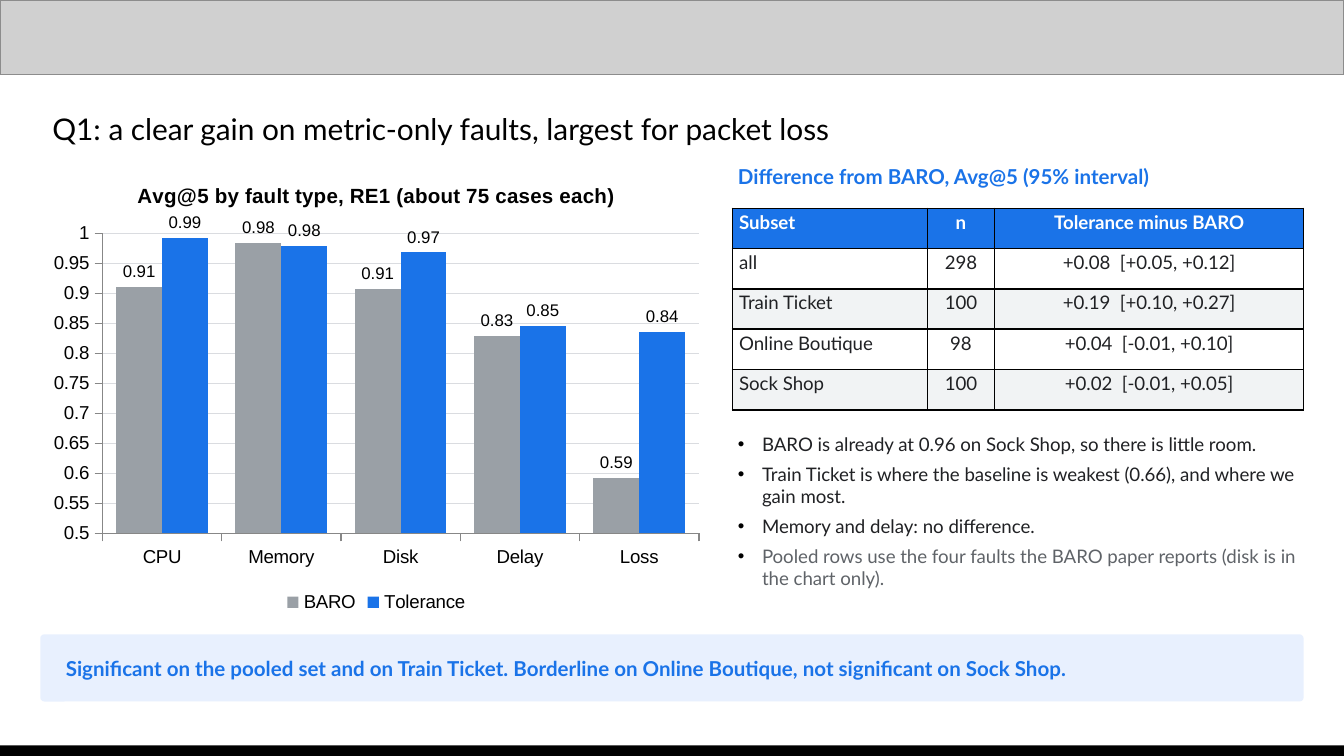
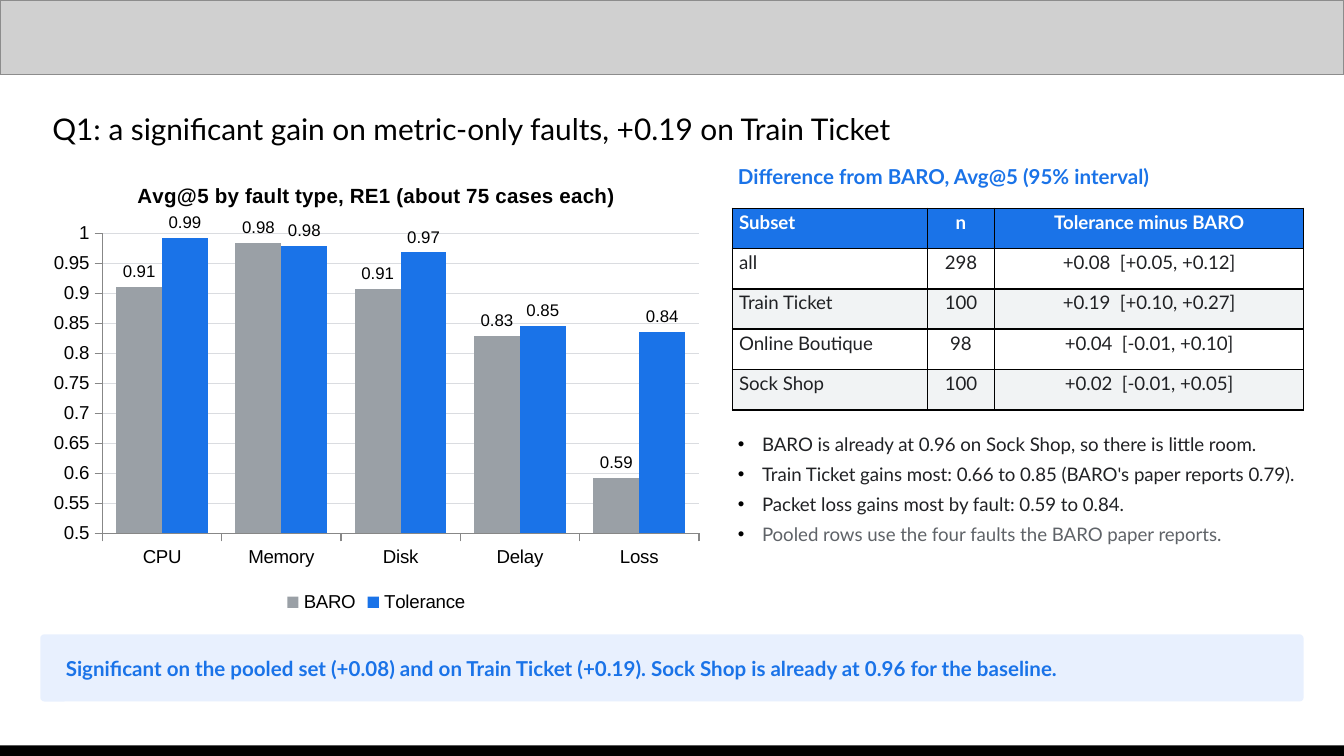
Before and after one commit to shreyash-sharma/tolerance, a slide deck: slide 13 of submission/Tolerance - AI Builder Cup submission.pptx. Drawn at 1344x756 pixels with LibreOffice and Linux fonts; fonts in the diff are those of the drawing; grey boxes stand for pictures. Boxes give left, top, right and bottom in pixels: in the first picture for what was removed or moved away, otherwise in the second. Text is boxed around its words. In the diff, an @@ line names an element or a change of style, - is before the commit and + after.

```diff
--- a/submission/Tolerance - AI Builder Cup submission.pptx
+++ b/submission/Tolerance - AI Builder Cup submission.pptx
@@ text at [52,118,890,146]: text changed @@
-Q1: a clear gain on metric-only faults, largest for packet loss
+Q1: a significant gain on metric-only faults, +0.19 on Train Ticket
@@ text at [762,466,1295,544]: text changed @@
-• Train Ticket is where the baseline is weakest (0.66), and where we gain most.
-• Memory and delay: no difference.
-• Pooled rows use the four faults the BARO paper reports (disk is in the chart only).
+• Train Ticket gains most: 0.66 to 0.85 (BARO's paper reports 0.79).
+• Packet loss gains most by fault: 0.59 to 0.84.
+• Pooled rows use the four faults the BARO paper reports.
@@ text at [66,660,1057,680]: text changed @@
-Significant on the pooled set and on Train Ticket. Borderline on Online Boutique, not significant on Sock Shop.
+Significant on the pooled set (+0.08) and on Train Ticket (+0.19). Sock Shop is already at 0.96 for the baseline.
```
Also in this commit, not shown: 4 other slides changed, 2 other files.
